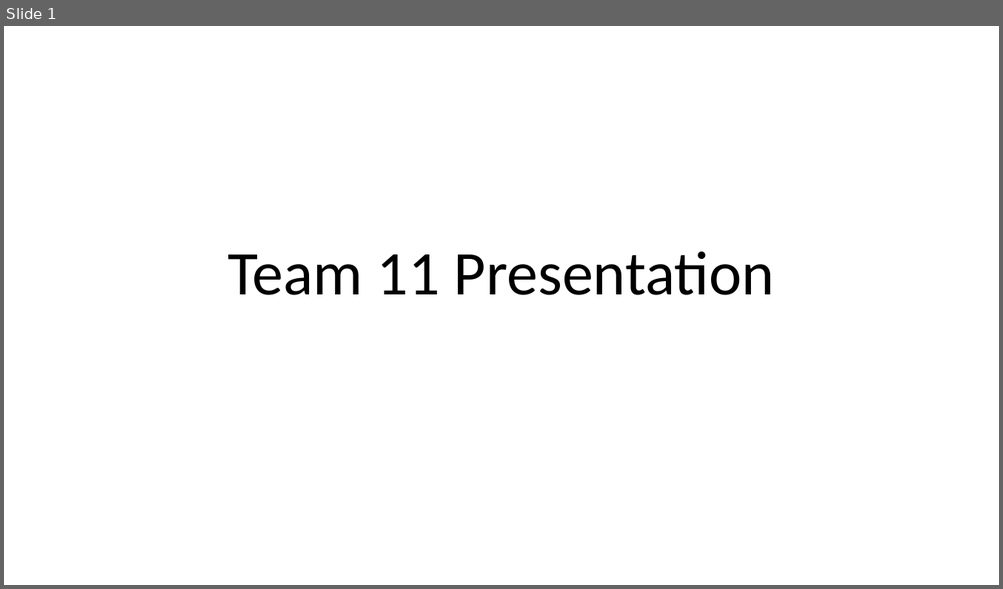
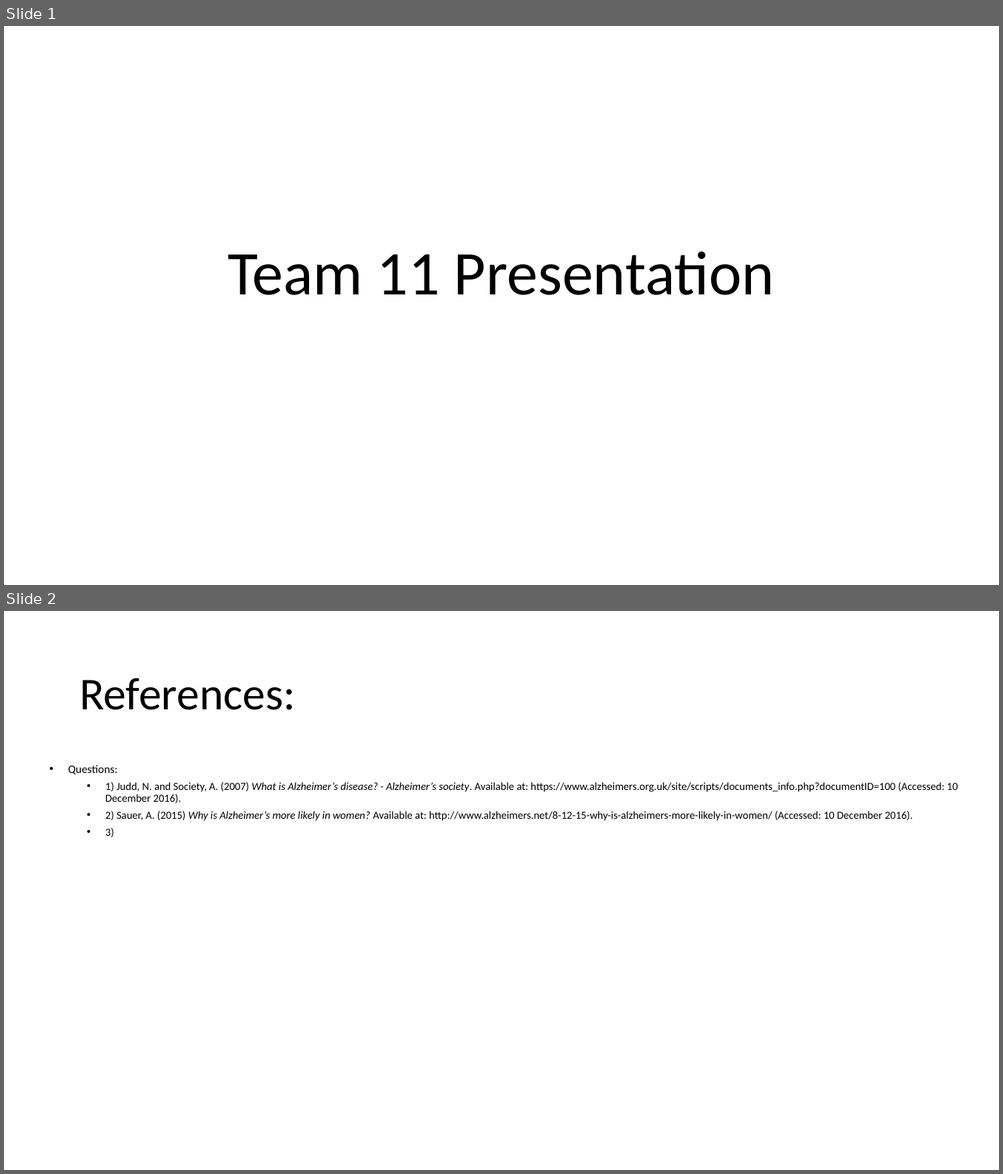
Before and after one commit to Ldn2016/team-11, a slide deck: _presentation/Team 11 Presentation.pptx. Shown one above the other, each under a label of ours: slide 1 before the commit, slides 1 and 2 after it. The pictures are 1003x589 and 1003x1174 pixels, drawn with LibreOffice and Linux fonts; fonts in the diff are those of the drawing. Boxes give left, top, right and bottom in pixels: in the first picture for what was removed or moved away, otherwise in the second. Text is boxed around its words. In the diff, an @@ line names an element or a change of style, - is before the commit and + after.

Commit message:
presentation update

```diff
--- a/_presentation/Team 11 Presentation.pptx
+++ b/_presentation/Team 11 Presentation.pptx
@@ slide 2 added at [4,611,999,1170], background #FFFFFF @@
@@ title added at [79,678,295,710], 44 pt, text #000000 @@
+References:
@@ text added at [68,765,958,837], 10.5 pt, text #000000 @@
+• Questions:
+  • 1) Judd, N. and Society, A. (2007) What is Alzheimer’s disease? - Alzheimer’s society. Available at: https://www.alzheimers.org.uk/site/scripts/documents_info.php?documentID=100 (Accessed: 10 December 2016).
+  • 2) Sauer, A. (2015) Why is Alzheimer’s more likely in women? Available at: http://www.alzheimers.net/8-12-15-why-is-alzheimers-more-likely-in-women/ (Accessed: 10 December 2016).
+  • 3)
```
Also in this commit, not shown: 1 other file.
